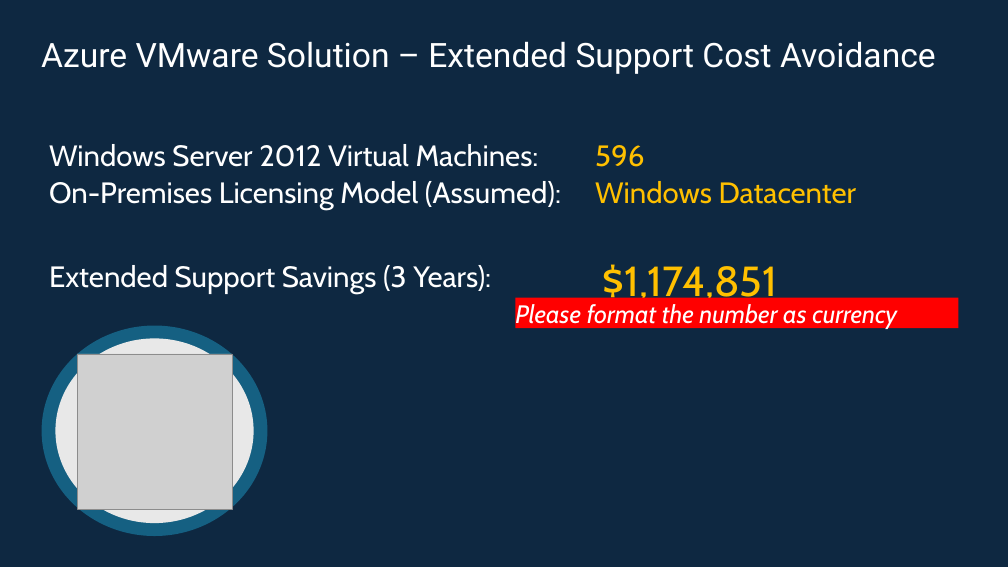
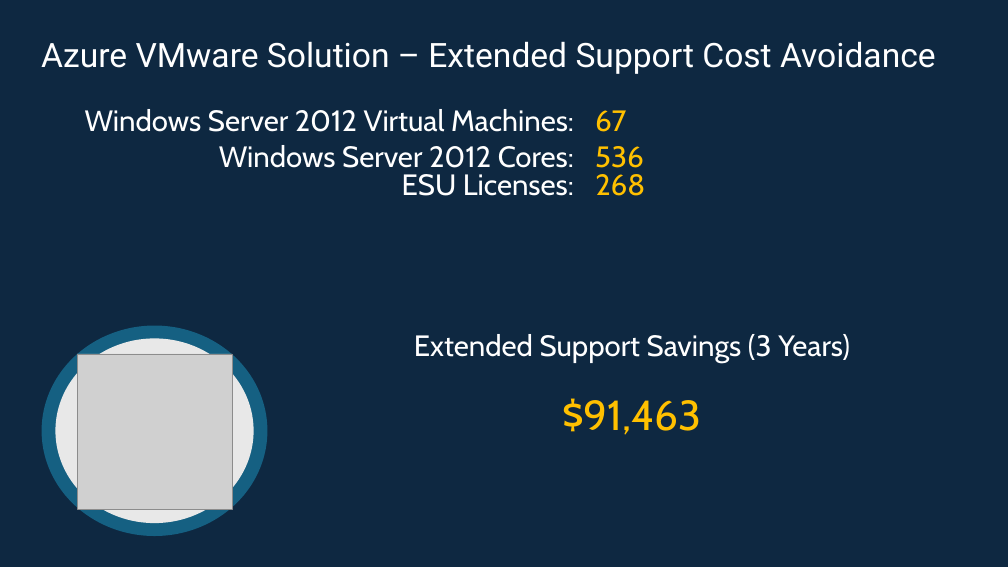
Before and after one commit to Trevor-Davis/Azure-VMware-Solution, a slide deck: slide 8 of AVS-Sizer/AVSDemandGen.pptm. Drawn at 1008x567 pixels with LibreOffice and Linux fonts; fonts in the diff are those of the drawing; grey boxes stand for pictures. Boxes give left, top, right and bottom in pixels: in the first picture for what was removed or moved away, otherwise in the second. Text is boxed around its words. In the diff, an @@ line names an element or a change of style, - is before the commit and + after.

```diff
--- a/AVS-Sizer/AVSDemandGen.pptm
+++ b/AVS-Sizer/AVSDemandGen.pptm
@@ text "Windows Server 2012 Virtual Machines:" moved from (x1=49, y1=144, x2=539, y2=167) to (x1=85, y1=109, x2=574, y2=132) @@
@@ text "Windows Server 2012 Virtual Machines:" at (x1=85, y1=109, x2=574, y2=132): alignment left to right @@
@@ text at (x1=595, y1=110, x2=626, y2=132): text changed @@
-596
+67
@@ text added at (x1=219, y1=145, x2=574, y2=168), 28 pt, text #FFFFFF @@
+Windows Server 2012 Cores:
@@ text added at (x1=595, y1=146, x2=644, y2=168), 28 pt, text #FFC000 @@
+536
@@ text added at (x1=402, y1=174, x2=574, y2=196), 28 pt, text #FFFFFF @@
+ESU Licenses:
@@ text added at (x1=595, y1=174, x2=645, y2=196), 28 pt, text #FFC000 @@
+268
@@ text removed at (x1=49, y1=181, x2=561, y2=210) @@
-On-Premises Licensing Model (Assumed):
@@ text removed at (x1=595, y1=181, x2=857, y2=204) @@
-Windows Datacenter
@@ text removed at (x1=603, y1=264, x2=777, y2=306) @@
-$1,174,851
@@ rectangle removed at (x1=516, y1=298, x2=959, y2=328) @@
-Please format the number as currency
@@ text at (x1=414, y1=334, x2=850, y2=363): text changed @@
-Extended Support Savings (3 Years):
+Extended Support Savings (3 Years)
@@ text added at (x1=562, y1=398, x2=702, y2=435), 40 pt, text #FFC000 @@
+$91,463
```
Also in this commit, not shown: 8 other slides changed, 5 other files.
